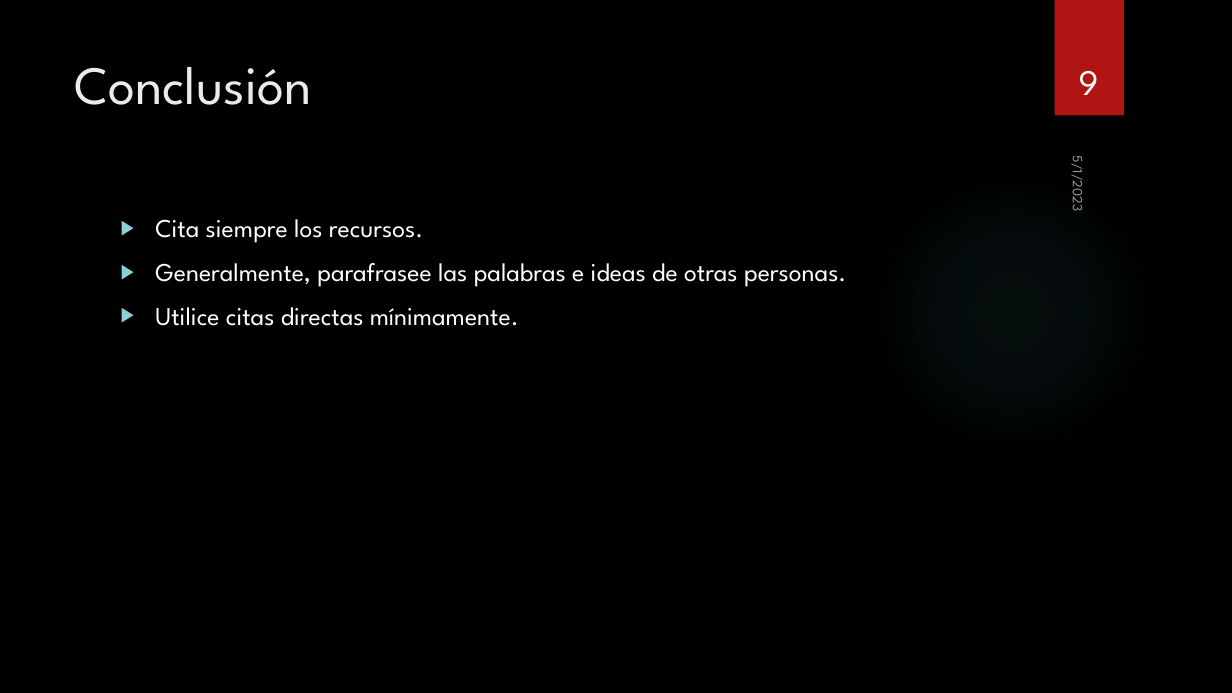
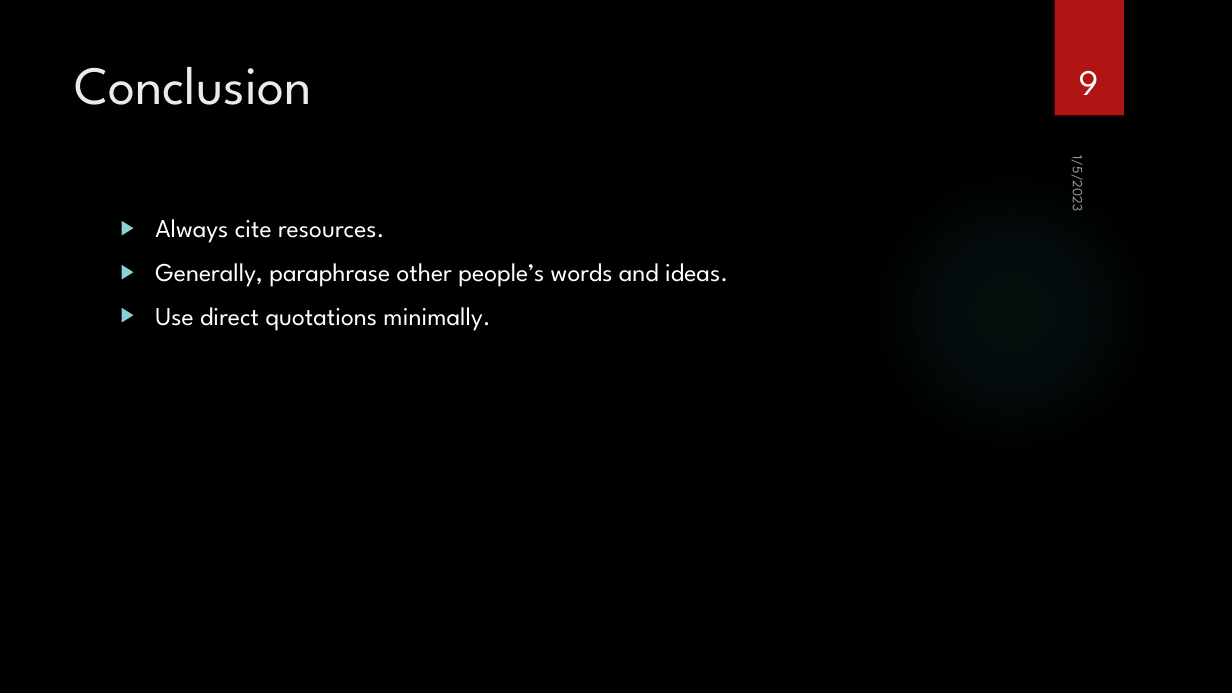
Before and after one commit to contic5/powerpoint-translator, a slide deck: slide 9 of results/Paraphrasing and Citing V2 Spanish.pptx. Drawn at 1232x693 pixels with LibreOffice and Linux fonts; fonts in the diff are those of the drawing; background and template pictures are left out. Boxes give left, top, right and bottom in pixels: in the first picture for what was removed or moved away, otherwise in the second. Text is boxed around its words. In the diff, an @@ line names an element or a change of style, - is before the commit and + after.

```diff
--- a/results/Paraphrasing and Citing V2 Spanish.pptx
+++ b/results/Paraphrasing and Citing V2 Spanish.pptx
@@ title at <box>75,67,312,105</box>: text changed @@
-Conclusión
+Conclusion
@@ text at <box>1068,161,1089,211</box>: text changed @@
-5/1/2023
+1/5/2023
@@ text at <box>155,219,728,331</box>: text changed @@
-▶ Cita siempre los recursos.
-▶ Generalmente, parafrasee las palabras e ideas de otras personas.
-▶ Utilice citas directas mínimamente.
+▶ Always cite resources.
+▶ Generally, paraphrase other people’s words and ideas.
+▶ Use direct quotations minimally.
```
Also in this commit, not shown: 8 other slides changed, 1 other file.
